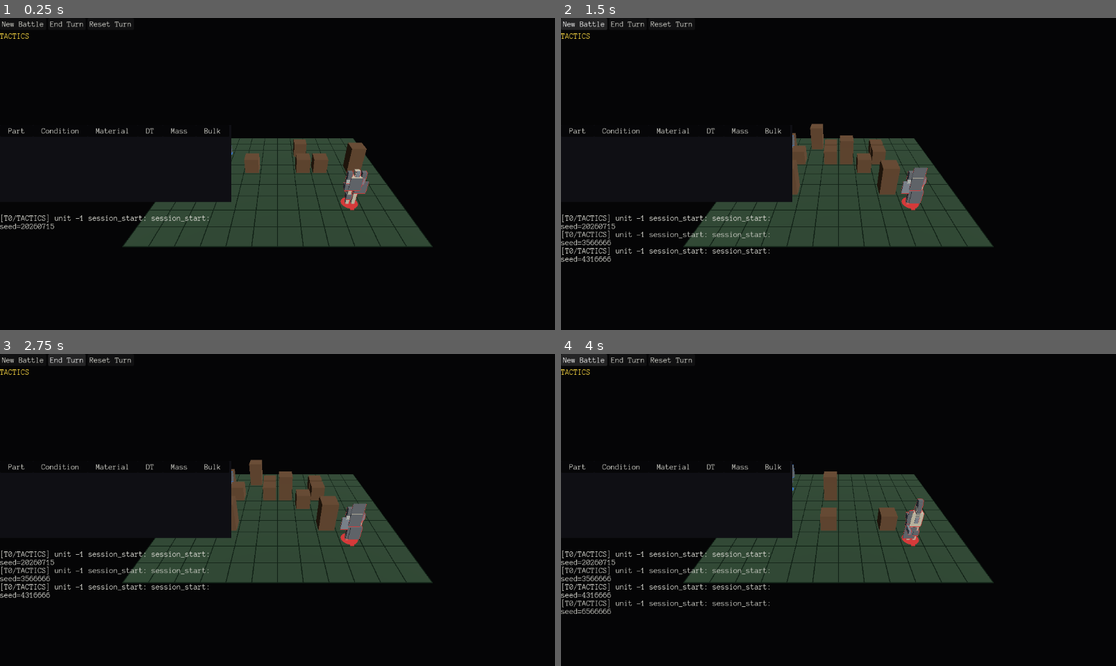
Above: before the commit, frames 1-4 (two rows, left to right).
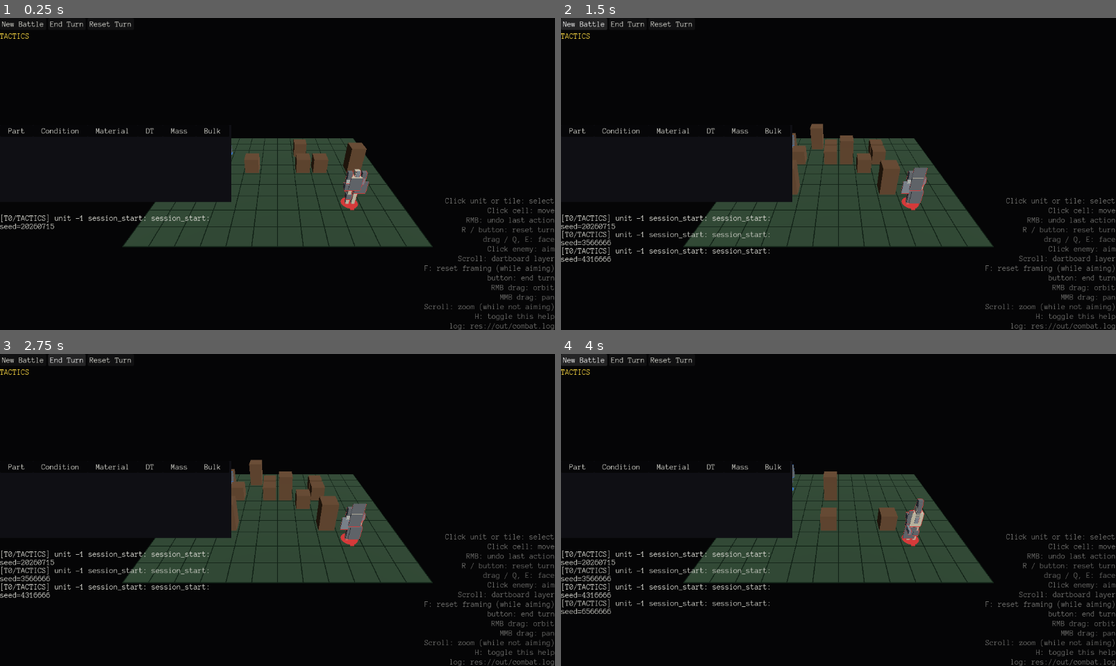
Above: after the commit, the same moments.

Repository: NotUserFriendly/HulkBreakers
Game: Godot game, scene res://src/view/battle_scene.tscn
The game is run twice, just before and just after one commit, with the same random seed, the same clock (stepped at 60 frames per second) and the same inputs.
Inputs:
- Up to frame 1 (0.25 s): no input
- Up to frame 2 (1.5 s): click "New Battle" at 0.5 s; click "New Battle" at 1.25 s
- Up to frame 3 (2.75 s): click "End Turn" at 2 s
- Up to frame 4 (4 s): click "End Turn" at 2.75 s; click "New Battle" at 3.5 s

The runs differ from the first frame. In frame 1, 1.2% of the frame differs, in the area x 76-100%, y 57-100%; in frame 2, 1.2%; in frame 3, 1.2%; in frame 4, 1.2%.

Commit message:
Phase 12/docs-10 taskblock03 Pass J: on-screen controls overlay
A persistent, dim, corner-anchored overlay listing every binding docs/10
taskblock03 J names — generated from a table, never a hand-typed block
that would drift the first time a key changed.

New ControlBindings (src/logic/): owns every rebindable keycode
(DESELECT_KEY, FACE_NUDGE_CCW_KEY/FACE_NUDGE_CW_KEY, RESET_FRAMING_KEY,
RESET_TURN_KEY, and the new TOGGLE_KEY for this overlay itself) as the one
canonical source, deliberately placed in the logic layer rather than on
TacticsController — CLAUDE.md's "logic is view-agnostic" means the
dependency has to run logic -> view consumes-it, not the other way.
TacticsController's own keycode constants were removed in favor of these;
its _unhandled_input() now matches against ControlBindings.RESET_TURN_KEY
etc. directly, so the overlay can never quietly fall out of sync with a
real rebind — there's only one copy of "which key does what" left to edit.
ControlBindings.all(log_path) renders the full row list (trigger/action
pairs) with every keyboard trigger's display text pulled from
OS.get_keycode_string() on those same constants; mouse-button rows (RMB/
MMB/Scroll) are plain strings since there's no keycode to derive them from
and no rebind-drift risk for a fixed mouse convention. Folds in Pass B2's
"log: <path>" line as just another generated row.

New ControlsOverlay (src/view/): a thin Label renderer — joins
ControlBindings.all() into text, dims it (HulkTheme.DIM), and flips
visibility on H via its own independent _unhandled_input() (the same
multiple-nodes-share-unhandled-input pattern CameraRig and TacticsController
already use side by side). Wired into BattleScene as a Label anchored to
PRESET_BOTTOM_RIGHT, a sibling of the main sidebar's VBoxContainer rather
than inside it, so it sits in its own corner independent of that layout;
new_battle() calls set_log_path() on every reseed so the overlay's log line
never goes stale after a fresh FileSink.

Tests: ControlBindings' rows are well-formed and include the real log path
verbatim; the reset-turn row's displayed letter is asserted against
OS.get_keycode_string() on the real constant, not a hand-typed "R"; H is
confirmed as the toggle key. ControlsOverlay: setup fills and dims the
label, H toggles visibility and no other key does, set_log_path rebuilds
the text. Visual verification: a live session shows the full corner-
anchored binding list including the real log path, and H hides it. Full
suite: 564/564.

Co-Authored-By: Claude Sonnet 5 <noreply@anthropic.com>

Diff:
--- /dev/null
+++ b/src/logic/control_bindings.gd
@@ -0,0 +1,52 @@
+class_name ControlBindings
+extends RefCounted
+
+## docs/10 taskblock03 J: the single source every bound key comes from —
+## "generate it from the binding table, not a hand-written string, or it
+## will drift the first time a key changes." Living in the logic layer
+## (CLAUDE.md: logic is view-agnostic, zero SceneTree dependency) rather
+## than on TacticsController/ControlsOverlay themselves means the
+## dependency runs the correct direction: the VIEW Nodes that actually
+## match input against these keycodes import them from here, and the
+## on-screen overlay reads the exact same constants — never two copies of
+## "which key is reset turn" that could quietly fall out of sync.
+
+const DESELECT_KEY := KEY_ESCAPE
+const FACE_NUDGE_CCW_KEY := KEY_Q
+const FACE_NUDGE_CW_KEY := KEY_E
+const RESET_FRAMING_KEY := KEY_F
+const RESET_TURN_KEY := KEY_R
+## docs/10 taskblock03 J: "toggleable with H."
+const TOGGLE_KEY := KEY_H
+
+
+## `{"trigger": String, "action": String}`, in the order docs/10 taskblock03
+## J's own list gives them. `log_path` is Pass B2's "log: <path>" line,
+## folded in here rather than hand-appended by the view, so this stays the
+## one place the whole overlay's content comes from. Mouse-button entries
+## are plain strings: there's no keycode constant for "RMB" to derive from,
+## and no rebind risk for a fixed mouse convention.
+static func all(log_path: String) -> Array[Dictionary]:
+	return [
+		{"trigger": "Click unit or tile", "action": "select"},
+		{"trigger": "Click cell", "action": "move"},
+		{"trigger": "RMB", "action": "undo last action"},
+		{"trigger": "%s / button" % _key(RESET_TURN_KEY), "action": "reset turn"},
+		{
+			"trigger": "drag / %s, %s" % [_key(FACE_NUDGE_CCW_KEY), _key(FACE_NUDGE_CW_KEY)],
+			"action": "face"
+		},
+		{"trigger": "Click enemy", "action": "aim"},
+		{"trigger": "Scroll", "action": "dartboard layer"},
+		{"trigger": _key(RESET_FRAMING_KEY), "action": "reset framing (while aiming)"},
+		{"trigger": "button", "action": "end turn"},
+		{"trigger": "RMB drag", "action": "orbit"},
+		{"trigger": "MMB drag", "action": "pan"},
+		{"trigger": "Scroll", "action": "zoom (while not aiming)"},
+		{"trigger": _key(TOGGLE_KEY), "action": "toggle this help"},
+		{"trigger": "log", "action": log_path},
+	]
+
+
+static func _key(keycode: Key) -> String:
+	return OS.get_keycode_string(keycode)
--- a/src/view/battle_scene.gd
+++ b/src/view/battle_scene.gd
@@ -18,6 +18,7 @@
 var resolution_player: ResolutionPlayer
 var stat_panel: StatPanel
 var inventory_panel: InventoryPanel
+var controls_overlay: ControlsOverlay
 var log_sink: UISink
 ## docs/09 taskblock03 Pass B: "one stream, many sinks — never two
 ## streams." The on-screen log (`log_sink`) and this file are fed the same
@@ -105,6 +106,16 @@
 	layout.add_child(log_label)
 	log_sink = UISink.new(log_label)
 
+	# docs/10 taskblock03 J: "corner-anchored" — a sibling of `layout`, not
+	# inside it, so it sits in its own screen corner independent of the
+	# sidebar's own flow, toggleable with H.
+	var controls_label := Label.new()
+	controls_label.set_anchors_preset(Control.PRESET_BOTTOM_RIGHT)
+	controls_label.grow_horizontal = Control.GROW_DIRECTION_BEGIN
+	controls_label.grow_vertical = Control.GROW_DIRECTION_BEGIN
+	controls_label.horizontal_alignment = HORIZONTAL_ALIGNMENT_RIGHT
+	theme_root.add_child(controls_label)
+
 	aim_view = AimView.new()
 	add_child(aim_view)
 	aim_view.setup(tactics, aim_readout)
@@ -122,6 +133,10 @@
 	inventory_panel = InventoryPanel.new()
 	add_child(inventory_panel)
 	inventory_panel.setup(tactics, inventory_tree, inventory_footer, combat_state.material_table)
+
+	controls_overlay = ControlsOverlay.new()
+	add_child(controls_overlay)
+	controls_overlay.setup(controls_label, file_sink.path)
 
 
 func _on_new_battle_pressed() -> void:
@@ -179,6 +194,11 @@
 	if file_sink != null:
 		file_sink.close()
 	file_sink = FileSink.new()
+	# docs/10 taskblock03 J / docs/09 B2: a fresh file per new_battle() call —
+	# the overlay's "log: <path>" line must follow it. Null on the very
+	# first call from _ready(), before controls_overlay exists yet.
+	if controls_overlay != null:
+		controls_overlay.set_log_path(file_sink.path)
 
 	var rng := RandomNumberGenerator.new()
 	rng.seed = seed_value
--- /dev/null
+++ b/src/view/controls_overlay.gd
@@ -0,0 +1,41 @@
+class_name ControlsOverlay
+extends Node
+
+## docs/10 taskblock03 J: a persistent overlay listing the bindings, dim,
+## corner-anchored, toggleable with H — content generated from
+## ControlBindings.all(), never a hand-typed block that could drift the
+## first time a key changes. Pure presentation: this Node only formats
+## ControlBindings' rows into text and flips the label's visibility.
+
+var label: Label
+var log_path: String = ""
+
+
+func setup(p_label: Label, p_log_path: String) -> void:
+	label = p_label
+	log_path = p_log_path
+	label.add_theme_color_override("font_color", HulkTheme.DIM)
+	refresh()
+
+
+## Called whenever the session's log path changes (a fresh FileSink per
+## docs/09 taskblock03 B2's `new_battle()`) — rebuilds the text so the
+## overlay never shows a stale path.
+func set_log_path(p_log_path: String) -> void:
+	log_path = p_log_path
+	refresh()
+
+
+func refresh() -> void:
+	var lines: Array[String] = []
+	for binding: Dictionary in ControlBindings.all(log_path):
+		lines.append("%s: %s" % [binding["trigger"], binding["action"]])
+	label.text = "\n".join(lines)
+
+
+func _unhandled_input(event: InputEvent) -> void:
+	if label == null or not (event is InputEventKey):
+		return
+	var key_event := event as InputEventKey
+	if key_event.pressed and key_event.keycode == ControlBindings.TOGGLE_KEY:
+		label.visible = not label.visible
--- a/src/view/tactics_controller.gd
+++ b/src/view/tactics_controller.gd
@@ -84,20 +84,20 @@
 		var key_event := event as InputEventKey
 		if not key_event.pressed:
 			return
-		if key_event.keycode == KEY_ESCAPE:
+		if key_event.keycode == ControlBindings.DESELECT_KEY:
 			# docs/10 taskblock02 F2: Esc always backs out one level — out
 			# of Attack mode first if aiming, otherwise a plain deselect.
 			if aiming_at != null:
 				cancel_aim()
 			else:
 				deselect()
-		elif key_event.keycode == KEY_Q and aiming_at == null:
+		elif key_event.keycode == ControlBindings.FACE_NUDGE_CCW_KEY and aiming_at == null:
 			turn_selected(-FACE_STEP)
-		elif key_event.keycode == KEY_E and aiming_at == null:
+		elif key_event.keycode == ControlBindings.FACE_NUDGE_CW_KEY and aiming_at == null:
 			turn_selected(FACE_STEP)
-		elif key_event.keycode == KEY_F and aiming_at != null:
+		elif key_event.keycode == ControlBindings.RESET_FRAMING_KEY and aiming_at != null:
 			reset_framing()
-		elif key_event.keycode == KEY_R:
+		elif key_event.keycode == ControlBindings.RESET_TURN_KEY:
 			reset_turn()
 
 
--- /dev/null
+++ b/test/unit/logic/test_control_bindings.gd
@@ -0,0 +1,43 @@
+extends GutTest
+
+## docs/10 taskblock03 J: "generate it from the binding table" — this table
+## is the whole contract; ControlsOverlay just formats it.
+
+
+func test_all_returns_a_non_empty_list_of_trigger_action_pairs() -> void:
+	var rows: Array[Dictionary] = ControlBindings.all("res://out/combat.log")
+	assert_true(rows.size() > 0)
+	for row: Dictionary in rows:
+		assert_true(row.has("trigger"))
+		assert_true(row.has("action"))
+		assert_true((row["trigger"] as String).length() > 0)
+		assert_true((row["action"] as String).length() > 0)
+
+
+func test_the_log_path_is_folded_into_one_of_the_rows() -> void:
+	var rows: Array[Dictionary] = ControlBindings.all("res://out/combat.log")
+	var found := false
+	for row: Dictionary in rows:
+		if (row["action"] as String) == "res://out/combat.log":
+			found = true
+	assert_true(found, "the actual session log path must appear verbatim")
+
+
+## docs/10 taskblock03 J: "or it will drift the first time a key changes" —
+## the displayed trigger text must be derived from the real keycode
+## constant, not a separately hand-typed letter.
+func test_reset_turn_row_shows_the_real_reset_turn_keys_own_letter() -> void:
+	var rows: Array[Dictionary] = ControlBindings.all("")
+	var reset_row: Dictionary = {}
+	for row: Dictionary in rows:
+		if (row["action"] as String) == "reset turn":
+			reset_row = row
+	assert_true(
+		(reset_row["trigger"] as String).contains(
+			OS.get_keycode_string(ControlBindings.RESET_TURN_KEY)
+		)
+	)
+
+
+func test_toggle_key_is_h() -> void:
+	assert_eq(ControlBindings.TOGGLE_KEY, KEY_H)
--- a/test/unit/view/test_battle_scene.gd
+++ b/test/unit/view/test_battle_scene.gd
@@ -83,8 +83,8 @@
 	assert_eq(scene.unit_views.size(), scene.combat_state.units.size())
 	# world_environment + directional_light + camera_rig + board_view + tactics +
 	# ui CanvasLayer + aim_view + resolution_player + stat_panel + inventory_panel +
-	# one UnitView per unit.
-	assert_eq(scene.get_child_count(), 10 + scene.combat_state.units.size())
+	# controls_overlay + one UnitView per unit.
+	assert_eq(scene.get_child_count(), 11 + scene.combat_state.units.size())
 	assert_eq(scene.combat_state.units.size(), unit_count, "the seeded roster size is stable")
 
 
--- /dev/null
+++ b/test/unit/view/test_controls_overlay.gd
@@ -0,0 +1,77 @@
+extends GutTest
+
+## docs/10 taskblock03 J: ControlsOverlay is a thin renderer over
+## ControlBindings.all() — content is covered there; this only checks the
+## Label actually gets built from it and H toggles visibility.
+
+
+func _key_event(keycode: Key, pressed: bool = true) -> InputEventKey:
+	var event := InputEventKey.new()
+	event.keycode = keycode
+	event.pressed = pressed
+	return event
+
+
+func test_setup_fills_the_label_with_every_binding_row() -> void:
+	var label := Label.new()
+	var overlay := ControlsOverlay.new()
+	add_child_autofree(label)
+	add_child_autofree(overlay)
+
+	overlay.setup(label, "res://out/combat.log")
+
+	for row: Dictionary in ControlBindings.all("res://out/combat.log"):
+		assert_true(label.text.contains(row["action"] as String))
+
+
+func test_setup_dims_the_label() -> void:
+	var label := Label.new()
+	var overlay := ControlsOverlay.new()
+	add_child_autofree(label)
+	add_child_autofree(overlay)
+
+	overlay.setup(label, "")
+
+	assert_true(label.has_theme_color_override("font_color"))
+	assert_eq(label.get_theme_color("font_color"), HulkTheme.DIM)
+
+
+func test_h_toggles_the_labels_visibility() -> void:
+	var label := Label.new()
+	var overlay := ControlsOverlay.new()
+	add_child_autofree(label)
+	add_child_autofree(overlay)
+	overlay.setup(label, "")
+	assert_true(label.visible, "persistent overlay: visible by default")
+
+	overlay._unhandled_input(_key_event(KEY_H))
+	assert_false(label.visible)
+
+	overlay._unhandled_input(_key_event(KEY_H))
+	assert_true(label.visible)
+
+
+func test_other_keys_do_not_toggle_visibility() -> void:
+	var label := Label.new()
+	var overlay := ControlsOverlay.new()
+	add_child_autofree(label)
+	add_child_autofree(overlay)
+	overlay.setup(label, "")
+
+	overlay._unhandled_input(_key_event(KEY_R))
+
+	assert_true(label.visible)
+
+
+func test_set_log_path_rebuilds_the_text_with_the_new_path() -> void:
+	var label := Label.new()
+	var overlay := ControlsOverlay.new()
+	add_child_autofree(label)
+	add_child_autofree(overlay)
+	overlay.setup(label, "res://out/old.log")
+	assert_true(label.text.contains("res://out/old.log"))
+
+	overlay.set_log_path("res://out/new.log")
+
+	assert_true(label.text.contains("res://out/new.log"))
+	assert_false(label.text.contains("res://out/old.log"))
Not shown, added: src/logic/control_bindings.gd.uid
Not shown, added: src/view/controls_overlay.gd.uid
Not shown, added: test/unit/logic/test_control_bindings.gd.uid
Not shown, added: test/unit/view/test_controls_overlay.gd.uid
